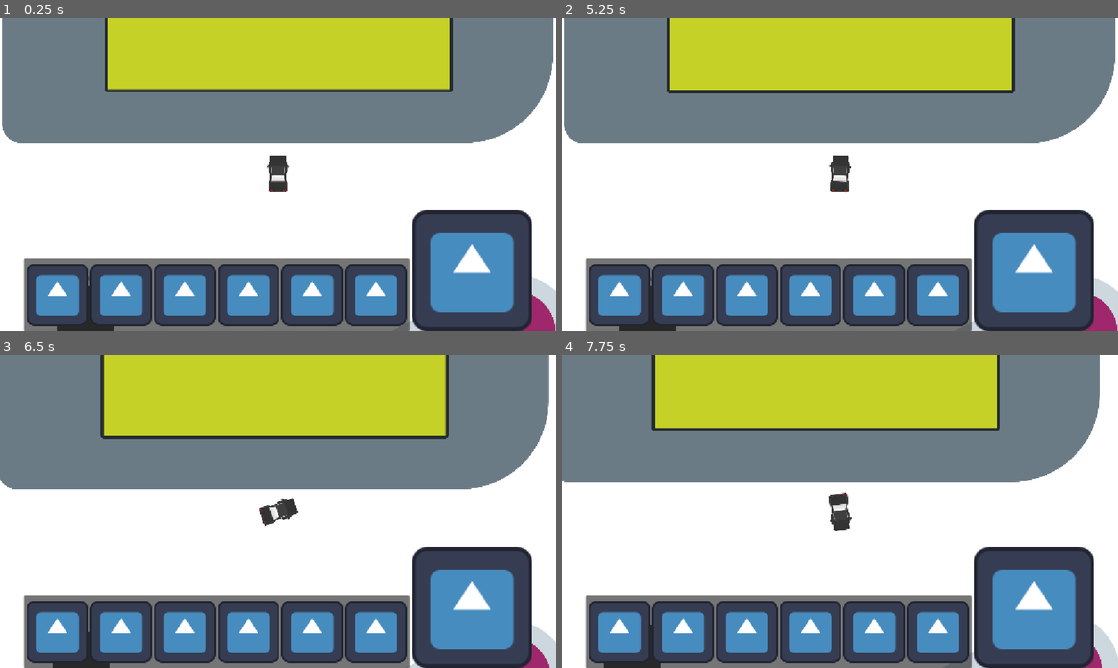
Above: before the commit, frames 1-4 (two rows, left to right).
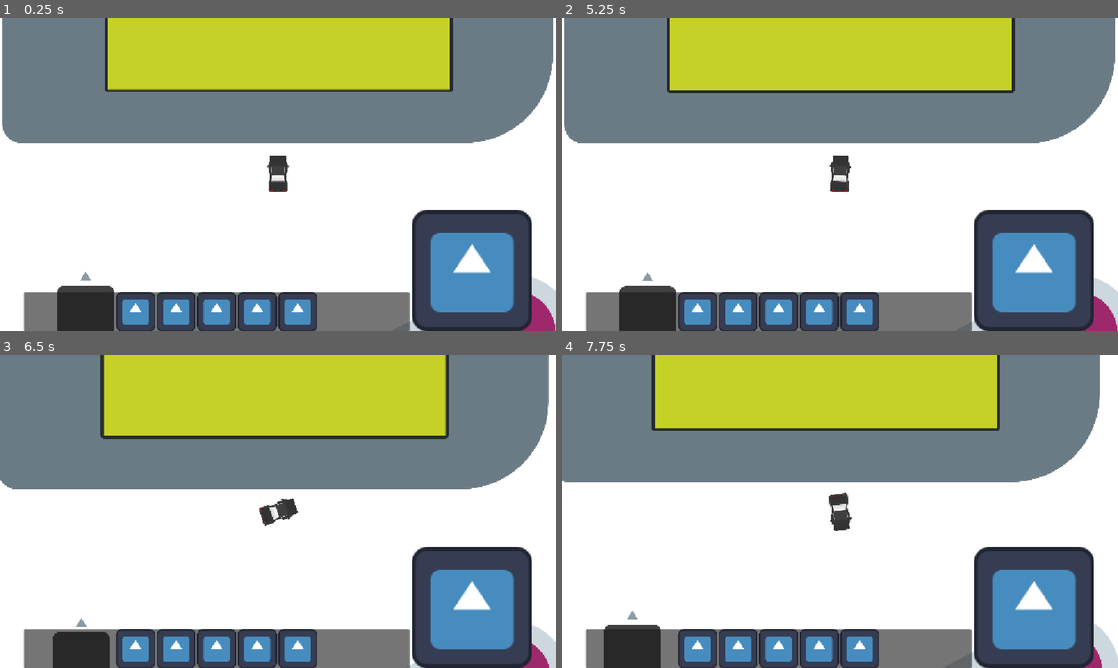
Above: after the commit, the same moments.

Repository: DBorgKiwami/game-jam-2
Game: Godot game, scene res://levels/testlevel.tscn
Two runs of this game, one before a commit and one after it. Both use one fixed random seed, a clock stepped at 60 frames per second and the inputs below. The engine's default icon, where the game draws it, is replaced by a stand-in: a white triangle on a blue panel in a dark square.
Inputs (mouse positions are in pixels of both pictures, inside the frame that each line leads up to):
- Up to frame 1 (0.25 s): no input
- Up to frame 2 (5.25 s): click (617, 293) at 0.52 s; click (684, 293) at 1.27 s; click (745, 293) at 2.02 s; click (812, 293) at 2.77 s; click (873, 293) at 3.52 s; click (940, 293) at 4.27 s; tap Enter at 5 s; hold Right (turn_right) from 5.03 s (still down); hold Up (gas_pedal) from 5.03 s (still down)
- Up to frame 3 (6.5 s): release Right (turn_right) at 5.78 s; release Up (gas_pedal) at 5.78 s; hold Space (brakes) from 5.78 s (still down); tap Up (gas_pedal) at 5.85 s
- Up to frame 4 (7.75 s): release Space (brakes) at 6.53 s; hold Up (gas_pedal) 6.53-7.28 s; hold Right (turn_right) from 6.53 s (still down); tap Up (gas_pedal) at 7.35 s

The runs differ from the first frame. In frame 1, 14% of the frame differs, in the area x 4-74%, y 76-100%; in frame 2, 14%; in frame 3, 14%; in frame 4, 14%.

Commit message:
Smaller toolbar

Diff:
--- a/ui/toolbar.tscn
+++ b/ui/toolbar.tscn
@@ -4,7 +4,7 @@
 
 [node name="Toolbar" type="CanvasLayer" unique_id=1357045452]
 
-[node name="HBoxContainer" type="HBoxContainer" parent="." unique_id=394098995]
+[node name="ToolbarAndWheel" type="HBoxContainer" parent="." unique_id=394098995]
 anchors_preset = 7
 anchor_left = 0.5
 anchor_top = 1.0
@@ -16,14 +16,16 @@
 grow_horizontal = 2
 grow_vertical = 0
 
-[node name="Toolbar" type="Panel" parent="HBoxContainer" unique_id=152526847]
-custom_minimum_size = Vector2(800, 150)
-custom_maximum_size = Vector2(800, 150)
+[node name="Toolbar" type="Panel" parent="ToolbarAndWheel" unique_id=152526847]
+custom_minimum_size = Vector2(800, 80)
+custom_maximum_size = Vector2(800, 80)
 layout_mode = 2
 size_flags_vertical = 8
 
-[node name="BtnContainer" type="HBoxContainer" parent="HBoxContainer/Toolbar" unique_id=1791372169]
-custom_minimum_size = Vector2(400, 0)
+[node name="BtnContainer" type="HBoxContainer" parent="ToolbarAndWheel/Toolbar" unique_id=1791372169]
+custom_minimum_size = Vector2(400, 80)
+custom_maximum_size = Vector2(-1, 80)
+propagate_maximum_size = false
 layout_mode = 1
 anchors_preset = 8
 anchor_left = 0.5
@@ -31,37 +33,49 @@
 anchor_right = 0.5
 anchor_bottom = 0.5
 offset_left = -394.0
-offset_top = -64.0
+offset_top = -40.0
 offset_right = 394.0
-offset_bottom = 64.0
+offset_bottom = 40.0
 grow_horizontal = 2
 grow_vertical = 2
+alignment = 1
 
-[node name="TextureButton" type="TextureButton" parent="HBoxContainer/Toolbar/BtnContainer" unique_id=1916940550]
+[node name="TextureRect" type="TextureRect" parent="ToolbarAndWheel/Toolbar/BtnContainer" unique_id=1817529361]
 layout_mode = 2
-texture_normal = ExtResource("2_ata6n")
+size_flags_horizontal = 4
+texture = ExtResource("2_ata6n")
+expand_mode = 2
+stretch_mode = 5
 
-[node name="TextureButton2" type="TextureButton" parent="HBoxContainer/Toolbar/BtnContainer" unique_id=1355000129]
+[node name="TextureRect2" type="TextureRect" parent="ToolbarAndWheel/Toolbar/BtnContainer" unique_id=1590943306]
 layout_mode = 2
-texture_normal = ExtResource("2_ata6n")
+size_flags_horizontal = 4
+texture = ExtResource("2_ata6n")
+expand_mode = 2
+stretch_mode = 5
 
-[node name="TextureButton3" type="TextureButton" parent="HBoxContainer/Toolbar/BtnContainer" unique_id=488947152]
+[node name="TextureRect3" type="TextureRect" parent="ToolbarAndWheel/Toolbar/BtnContainer" unique_id=556592261]
 layout_mode = 2
-texture_normal = ExtResource("2_ata6n")
+size_flags_horizontal = 4
+texture = ExtResource("2_ata6n")
+expand_mode = 2
+stretch_mode = 5
 
-[node name="TextureButton4" type="TextureButton" parent="HBoxContainer/Toolbar/BtnContainer" unique_id=132747698]
+[node name="TextureRect4" type="TextureRect" parent="ToolbarAndWheel/Toolbar/BtnContainer" unique_id=642569212]
 layout_mode = 2
-texture_normal = ExtResource("2_ata6n")
+size_flags_horizontal = 4
+texture = ExtResource("2_ata6n")
+expand_mode = 2
+stretch_mode = 5
 
-[node name="TextureButton5" type="TextureButton" parent="HBoxContainer/Toolbar/BtnContainer" unique_id=1590530754]
+[node name="TextureRect5" type="TextureRect" parent="ToolbarAndWheel/Toolbar/BtnContainer" unique_id=1589587931]
 layout_mode = 2
-texture_normal = ExtResource("2_ata6n")
+size_flags_horizontal = 4
+texture = ExtResource("2_ata6n")
+expand_mode = 2
+stretch_mode = 5
 
-[node name="TextureButton6" type="TextureButton" parent="HBoxContainer/Toolbar/BtnContainer" unique_id=651801786]
-layout_mode = 2
-texture_normal = ExtResource("2_ata6n")
-
-[node name="SteeringWheel" type="TextureRect" parent="HBoxContainer" unique_id=304196981]
+[node name="SteeringWheel" type="TextureRect" parent="ToolbarAndWheel" unique_id=304196981]
 custom_minimum_size = Vector2(250, 250)
 layout_mode = 2
 texture = ExtResource("2_ata6n")
